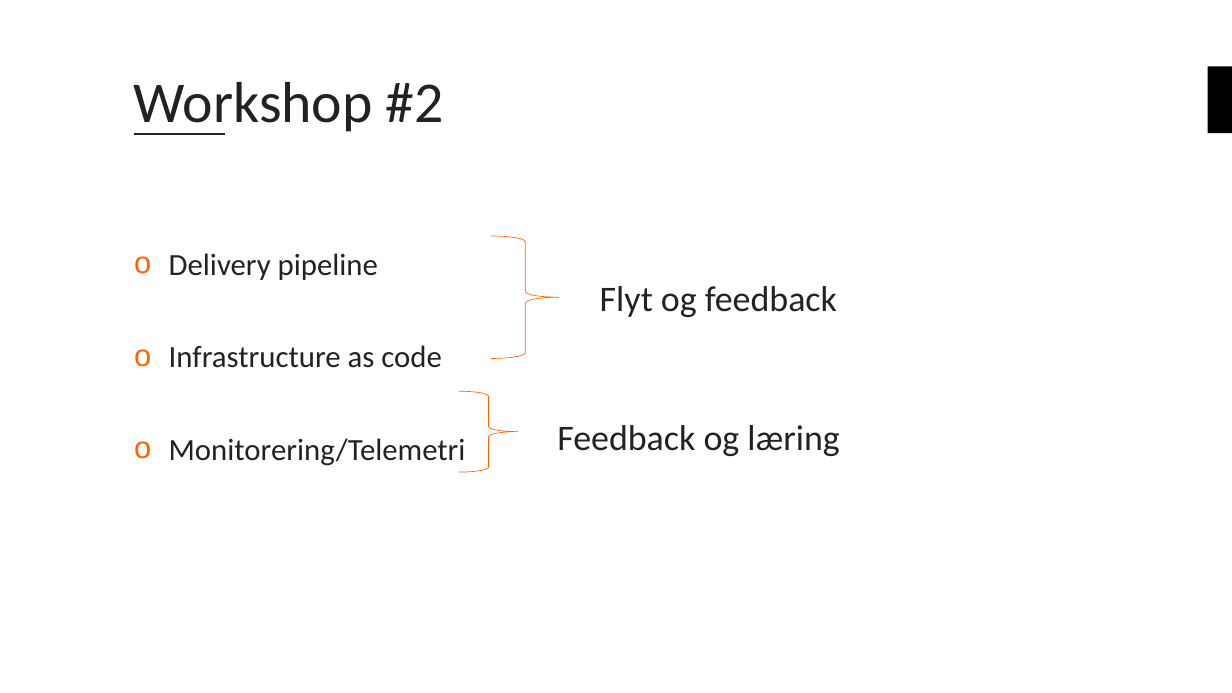
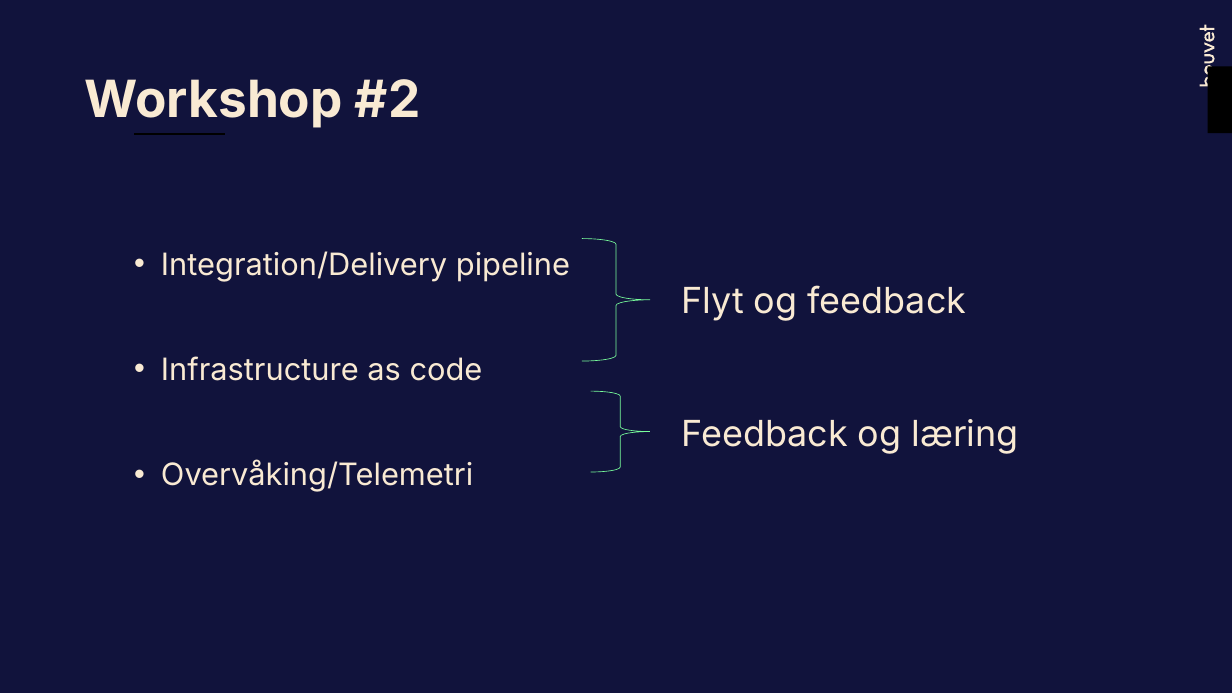
Before and after one commit to bouvet/azure-workshops, a slide deck: slide 12 of Workshop_2/Presentasjon/Azureskolen-Workshop#2.pptx. Drawn at 1232x693 pixels with LibreOffice and Linux fonts; fonts in the diff are those of the drawing; background and template pictures are left out. Boxes give left, top, right and bottom in pixels: in the first picture for what was removed or moved away, otherwise in the second. Text is boxed around its words. In the diff, an @@ line names an element or a change of style, - is before the commit and + after.

```diff
--- a/Workshop_2/Presentasjon/Azureskolen-Workshop#2.pptx
+++ b/Workshop_2/Presentasjon/Azureskolen-Workshop#2.pptx
@@ background #FFFFFF to #11133C @@
@@ freeform shape added at (1200,25,1215,87), fill #F9EAD3 @@
@@ freeform shape added at (1205,31,1215,42), fill #F9EAD3 @@
@@ freeform shape added at (1207,36,1207,37), fill #11133C at 55% opacity @@
@@ title "Workshop #2": place and size @@
-title "Workshop #2" at (134,82,444,135)
+title "Workshop #2" at (85,79,421,128)
@@ title "Workshop #2" at (85,79,421,128): size 45 to 40 pt, font Calibri to Inter, text colour #222222 to #F9EAD3, bold on; vertical alignment middle to top @@
@@ line (134, 134) - (226, 134): stroke #222222 2 pt to #000000 2 pt @@
@@ right brace: place and size @@
-right brace at (492,236,560,359)
+right brace at (582,238,651,361)
@@ right brace at (582,238,651,361): outline #FF6400 0.5 pt to #78FE9C 0.5 pt @@
@@ text at (161,251,570,282): text changed; font Calibri to Inter; text colour #222222 to #F9EAD3 @@
-o Delivery pipeline
+• Integration/Delivery pipeline
@@ text "Flyt og feedback": place and size @@
-text "Flyt og feedback" at (600,286,837,317)
+text "Flyt og feedback" at (681,285,967,321)
@@ text "Flyt og feedback" at (681,285,967,321): font Calibri to Inter, text colour #222222 to #F9EAD3 @@
@@ text at (161,356,483,381): font Calibri to Inter, text colour #222222 to #F9EAD3 in "Infrastructure as code"; bullet o to •; more space between paragraphs @@
@@ right brace at (591,391,650,472): outline #FF6400 0.5 pt to #78FE9C 0.5 pt @@
@@ right brace: place and size @@
-right brace at (459,391,518,472)
+right brace at (591,391,650,472)
@@ text "Feedback og læring" at (682,419,1018,454): font Calibri to Inter, text colour #222222 to #F9EAD3 @@
@@ text "Feedback og læring": place and size @@
-text "Feedback og læring" at (557,425,839,456)
+text "Feedback og læring" at (682,419,1018,454)
@@ text at (161,459,473,492): text changed; font Calibri to Inter; text colour #222222 to #F9EAD3 @@
-o Monitorering/Telemetri
+• Overvåking/Telemetri
```
Also in this commit, not shown: 22 other slides changed, 3 slides added, 2 slides removed.
